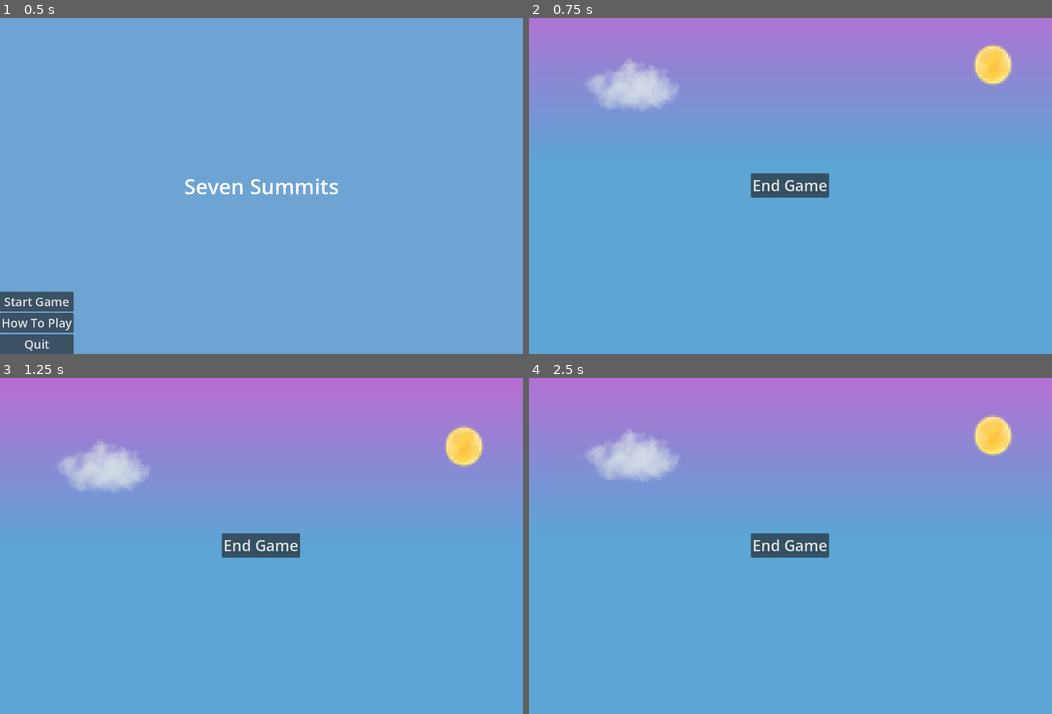
Above: before the commit, frames 1-4 (two rows, left to right).
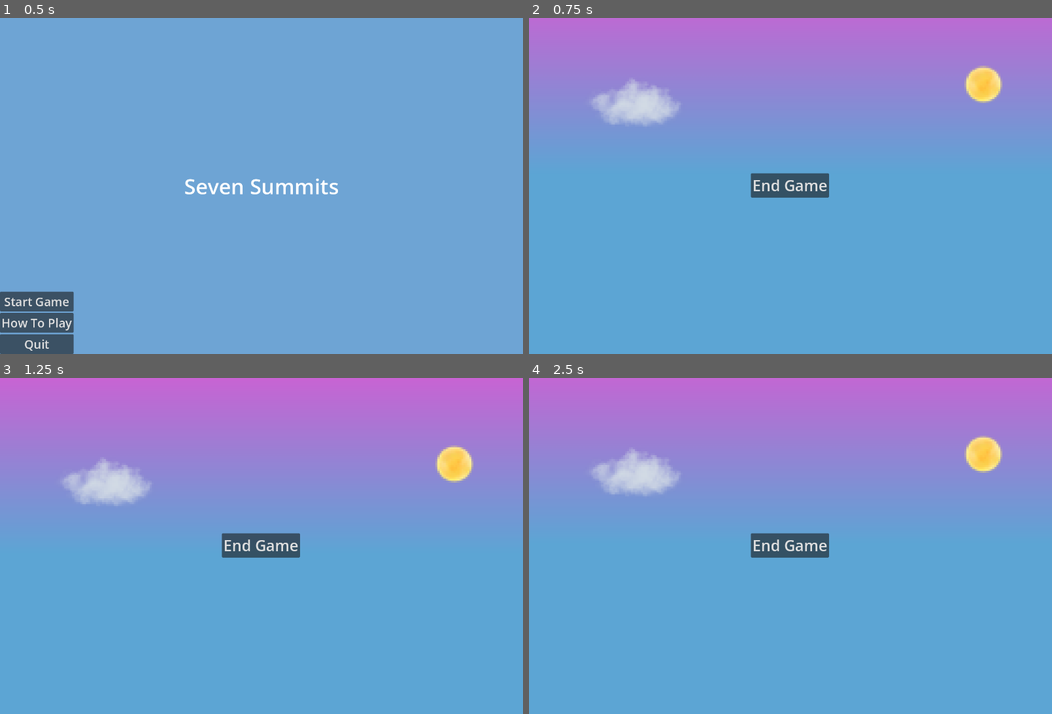
Above: after the commit, the same moments.

Repository: Juliatduffy/hack-usu
Game: Godot game, scene res://Start.tscn
Two runs of this game, one before a commit and one after it. Both use one fixed random seed, a clock stepped at 60 frames per second and the inputs below.
Inputs:
- Up to frame 1 (0.5 s): no input
- Up to frame 2 (0.75 s): click "Start Game" at 0.5 s
- Up to frame 3 (1.25 s): no input
- Up to frame 4 (2.5 s): click "End Game" at 1.25 s; click "Play" at 2 s

Frame 1 is identical in both runs. In frame 2, 3.1% of the frame differs, in the area x 11-93%, y 7-33%; in frame 3, 2.9%; in frame 4, 3.0%.

Commit message:
move sky

Diff:
--- a/hackathon/Game.tscn
+++ b/hackathon/Game.tscn
@@ -42,10 +42,10 @@
 texture_filter = 1
 texture_repeat = 2
 layout_mode = 0
-offset_left = -49.0
-offset_top = -4227.0
-offset_right = 1487.0
-offset_bottom = 929.0
+offset_left = -30.0
+offset_top = -3770.0
+offset_right = 1453.0
+offset_bottom = 907.0
 mouse_filter = 2
 texture = ExtResource("2_xkndl")
 expand_mode = 4
